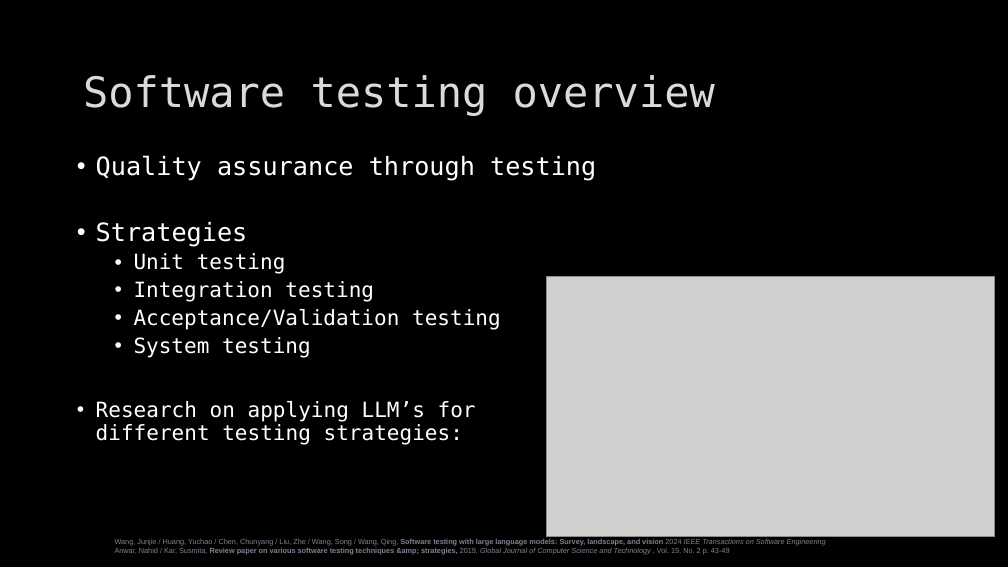
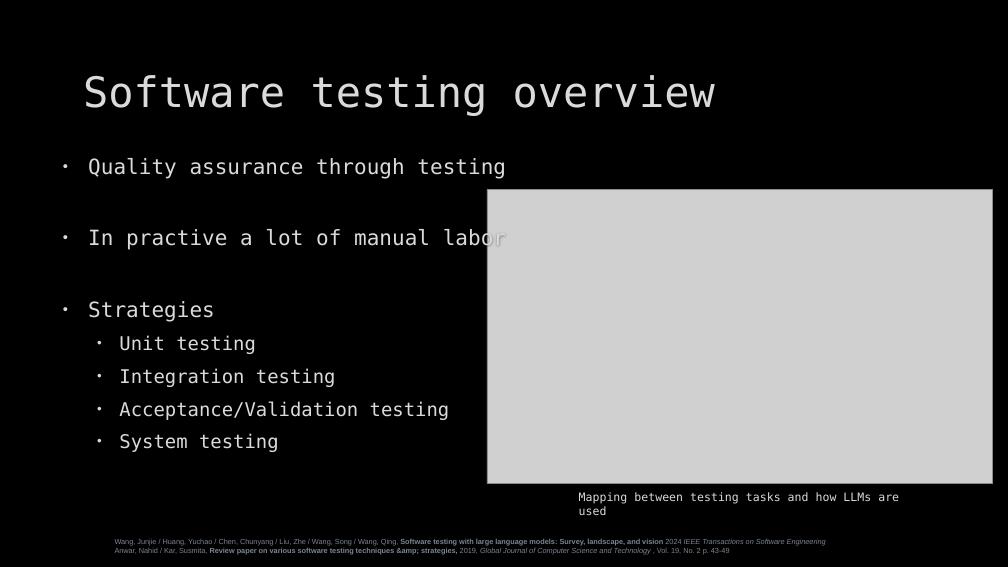
Before and after one commit to as-cal8/RBST-prompt-engineering, a slide deck: slide 2 of presentation/RBST_prompt-eng [Autosaved].pptx. Drawn at 1008x567 pixels with LibreOffice and Linux fonts; fonts in the diff are those of the drawing; grey boxes stand for pictures; background and template pictures are left out. Boxes give left, top, right and bottom in pixels: in the first picture for what was removed or moved away, otherwise in the second. Text is boxed around its words. In the diff, an @@ line names an element or a change of style, - is before the commit and + after.

```diff
--- a/presentation/RBST_prompt-eng [Autosaved].pptx
+++ b/presentation/RBST_prompt-eng [Autosaved].pptx
@@ text "Quality assurance through testing": place and size @@
-text "Quality assurance through testing" at [96,155,596,445]
+text "Quality assurance through testing" at [88,158,506,452]
@@ text at [88,158,506,452]: size 24 to 20 pt in "Quality assurance through testing", "Strategies"; text colour #FFFFFF to #DADADA, letter outline none to #404040 0.75 pt in "Quality assurance through testing", "Strategies", "Unit testing", "Integration testing" and 2 more places; size 20 to 18 pt in "Unit testing", "Integration testing", "Acceptance/Validation testing", "System testing"; indent changed; line spacing 0.9 to 1; more space between paragraphs @@
@@ picture: place and size @@
-picture at [547,276,995,537]
+picture at [487,189,993,483]
@@ text at [88,228,506,250]: paragraph added @@
+• In practive a lot of manual labor
@@ text at [96,401,476,445]: paragraph removed @@
-• Research on applying LLM’s for
-  different testing strategies:
@@ text added at [579,492,899,515], 11 pt, text #DADADA @@
+Mapping between testing tasks and how LLMs are used
```
Also in this commit, not shown: 7 other slides changed, 1 other file.
